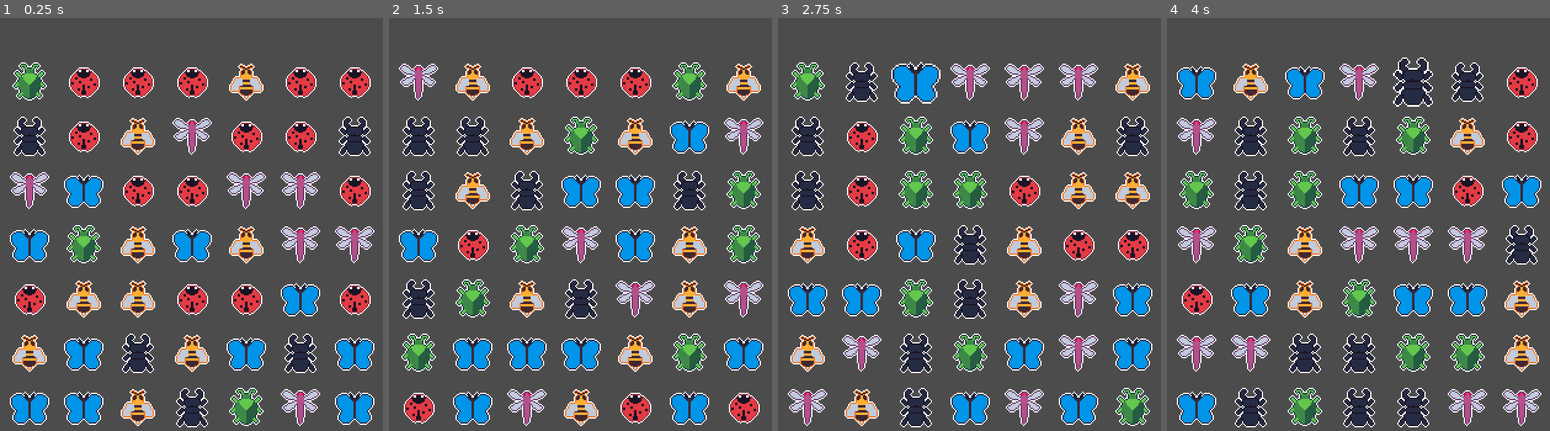
Above: before the commit, frames 1-4 (left to right).
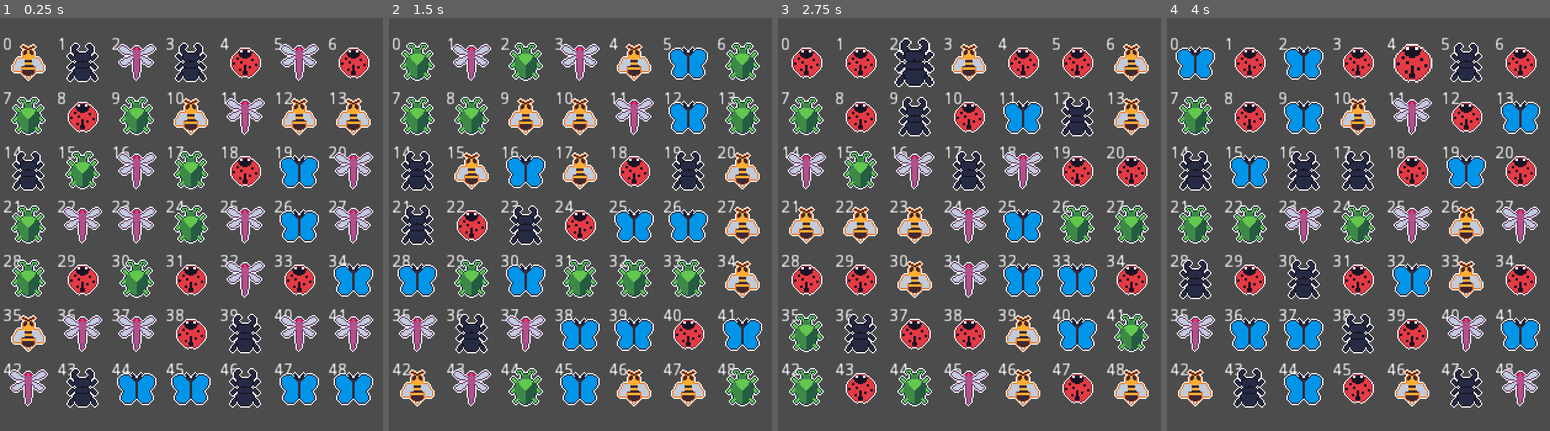
Above: after the commit, the same moments.

Repository: rthurmed/Match3
Game: Godot game, scene res://src/Game.tscn
The game is run twice, just before and just after one commit, with the same random seed, the same clock (stepped at 60 frames per second) and the same inputs.
Inputs (mouse positions are in pixels of both pictures, inside the frame that each line leads up to):
- Up to frame 1 (0.25 s): no input
- Up to frame 2 (1.5 s): tap Enter at 0.5 s; move the mouse to (415, 79) at 0.52 s; press the mouse at (415, 79) at 0.53 s; tap R (reset) at 1.25 s; move the mouse to (473, 79) at 1.27 s; release the mouse at (473, 79) at 1.28 s; click (473, 79) at 1.35 s
- Up to frame 3 (2.75 s): tap R (reset) at 2 s; move the mouse to (915, 79) at 2.02 s; press the mouse at (915, 79) at 2.03 s
- Up to frame 4 (4 s): tap R (reset) at 2.75, 3.5 s; move the mouse to (1358, 79) at 2.77 s; release the mouse at (1358, 79) at 2.78 s; click (1358, 79) at 2.85 s; move the mouse to (1412, 79) at 3.52 s; press the mouse at (1412, 79) at 3.53 s

The runs differ from the first frame. In frame 1, 47% of the frame differs, in the area x 0-98%, y 4-100%; in frame 2, 47%, in the area x 0-98%, y 4-99%; in frame 3, 47%; in frame 4, 47%.

Commit message:
Fixed building grids with sequences. Fill empty cells after pulling others down.

Diff:
--- a/src/Cell.gd
+++ b/src/Cell.gd
@@ -70,7 +70,7 @@
 	sprite.region_rect.position.x = sprite.region_rect.size.x * value
 
 
-func move_sprite_to(from: Vector2, to: Vector2):
+func move_sprite_from_to(from: Vector2, to: Vector2 = Vector2.ZERO):
 	var duration = (to.y - from.y) / 64
 	# warning-ignore:return_value_discarded
 	tween.interpolate_property(self, "follow", from, to, duration, Tween.TRANS_BOUNCE, Tween.EASE_OUT)
--- a/src/Cell.tscn
+++ b/src/Cell.tscn
@@ -43,7 +43,6 @@
 anims/die = SubResource( 1 )
 
 [node name="IdLabel" type="Label" parent="."]
-visible = false
 margin_right = 40.0
 margin_bottom = 14.0
 text = "11"
--- a/src/Game.gd
+++ b/src/Game.gd
@@ -66,12 +66,22 @@
 		cell.connect("dropped", self, "_on_Cell_dropped")
 		cell.connect("finished_animation", self, "_on_Cell_finished_animation")
 
-		cell.value = get_random_cell_value()
 		cell.id = i
 
 		grid.add_child(cell, true)
 		cells.insert(i, cell)
 		cell_blocked.insert(i, false)
+
+	# Generate values
+	var sequence_count = 1
+	while(sequence_count > 0):
+		for id in range(0, CELL_TOTAL):
+			cells[id].set_value(get_random_cell_value())
+		sequence_count = search_all_sequences()
+
+	# Reset blocked
+	for id in range(0, CELL_TOTAL):
+		cell_blocked[id] = false
 
 
 func get_random_cell_value():
@@ -161,11 +171,7 @@
 				# Adds one unit of falling
 				# If one is over multiple empty cells, it will fall many units
 				falling[top] += Vector2.DOWN
-#				cells[top].highlight = true
 			top += CellMove.UP
-
-#	for id in range(0, CELL_TOTAL):
-#		cells[id].get_node('IdLabel').text = str(get_cell_position_by_id(id) + falling[id])
 
 	# Apply animations with move_to
 	for i in range(0, CELL_TOTAL):
@@ -177,14 +183,21 @@
 			var new_id = get_cell_id_by_position(new_pos)
 			switch_values(id, new_id)
 
-#			cells[new_id].highlight = true
-
 			# Animate
-			var initial_sprite_pos = falling[id] * -1 * (CELL_SPRITE_SIZE + COLUMN_GAP)
-			var end_sprite_pos = Vector2.ZERO
-
-#			cells[id].get_node('IdLabel').text = str(old_pos)
-			cells[new_id].move_sprite_to(initial_sprite_pos, end_sprite_pos)
+			var fall = falling[id] * -1 * (CELL_SPRITE_SIZE + COLUMN_GAP)
+
+#			cells[id].get_node('IdLabel').text = str(falling[id])
+			cells[new_id].move_sprite_from_to(fall)
+
+	# Fill new empty spaces
+	for id in range(0, CELL_TOTAL):
+		if cells[id].value == CELL_EMPTY_VALUE:
+			var pos = get_cell_position_by_id(id)
+			var fall = (pos + Vector2.DOWN) * -1 * (CELL_SPRITE_SIZE + COLUMN_GAP)
+			fall.x = 0
+
+			cells[id].set_value(get_random_cell_value())
+			cells[id].move_sprite_from_to(fall)
 
 
 func _on_Cell_finished_animation(id):
--- a/src/Game.tscn
+++ b/src/Game.tscn
@@ -6,14 +6,14 @@
 script = ExtResource( 1 )
 
 [node name="Camera2D" type="Camera2D" parent="."]
-position = Vector2( 173, 173 )
+position = Vector2( 182, 182 )
 current = true
 
 [node name="Grid" type="GridContainer" parent="."]
-margin_left = 22.0
-margin_top = 22.0
-margin_right = 326.0
-margin_bottom = 326.0
+margin_left = 30.0
+margin_top = 15.0
+margin_right = 334.0
+margin_bottom = 319.0
 columns = 7
 __meta__ = {
 "_edit_use_anchors_": false
